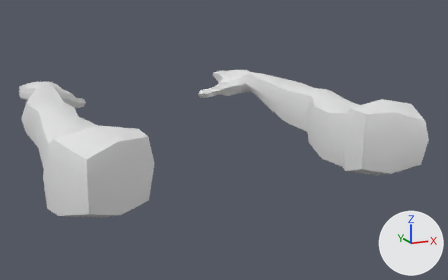
Two versions of the Blender file BlenderTutorial/arms_with_revolver.blend, one commit apart.
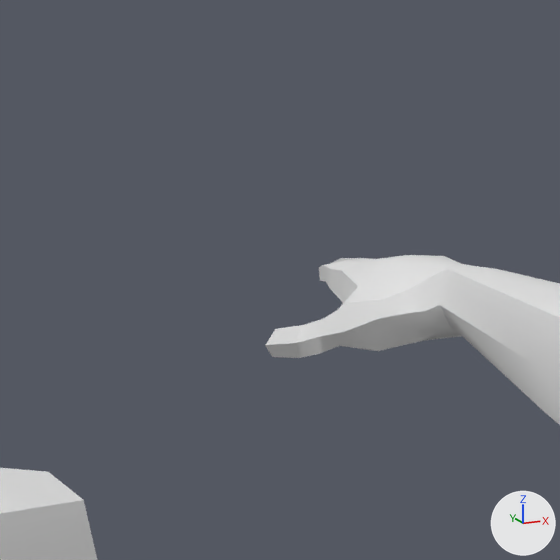
Old and new are each drawn whole from a 50 mm lens placed at (-0.814, -1.578, 0.471), pointed at (0.184, 0.599, -0.126) and again close up on the part from 28% to 62% of the width and 0% to 55% of the height. The axes (+X, +Y, +Z) are drawn at lower right. The lights are the same throughout. The older version's two pictures come first.
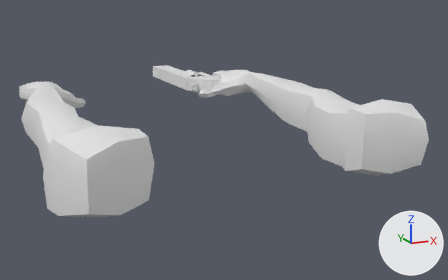
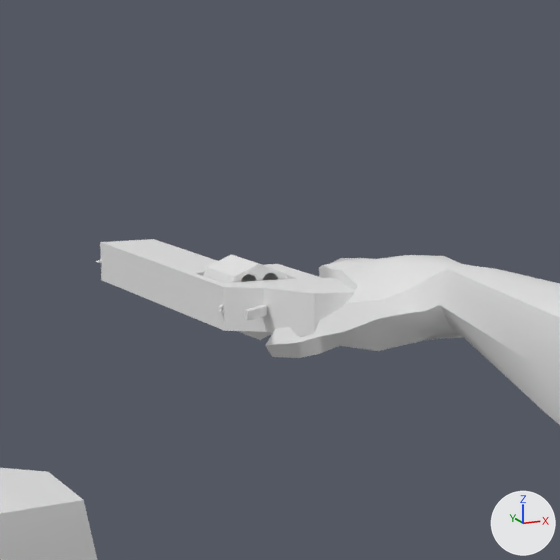
Where the change shows, as pixel boxes (x1, y1, x2, y2) in the close-ups (560 x 560 px):
'Cube.005', added: after (95, 239, 463, 338)
'cylinderMesh', added: after (203, 254, 287, 340)
'hammerMesh', added: after (245, 305, 267, 321)

The change, as a diff of the scene's bpy script:
```diff
--- a/BlenderTutorial/arms_with_revolver.blend.py
+++ b/BlenderTutorial/arms_with_revolver.blend.py
@@ me_cube_003 @@
+me_cube_003.from_pydata(...)  # 180 vertices, 163 faces; spans x -0.91..1.3, y -0.09..0.09, z -0.93..0.23
@@ me_cube_001 @@
+me_cube_001.from_pydata(...)  # 20 vertices, 18 faces; spans x -0.47..-0.215, y -0.019..0.022, z 0.012..0.18
@@ me_cylinder_002 @@
+me_cylinder_002.from_pydata(...)  # 304 vertices, 158 faces; spans x -0.157..0.157, y -0.157..0.157, z -0.157..0.157
@@ ob_cube_005 @@
+ob_cube_005 = bpy.data.objects.new('Cube.005', me_cube_003)
+ob_cube_005.location = (0.285, 1.183, 0.023)
+ob_cube_005.rotation_euler = (-1.571, 0.0, 1.571)  # degrees (-90, 0, 90)
+ob_cube_005.scale = (0.316, 0.316, 0.316)
@@ ob_hammermesh @@
+ob_hammermesh = bpy.data.objects.new('hammerMesh', me_cube_001)
+ob_hammermesh.parent = ob_cube_005
+ob_hammermesh.location = (0.0, 0.0, 0.0)
@@ ob_cylindermesh @@
+ob_cylindermesh = bpy.data.objects.new('cylinderMesh', me_cylinder_002)
+ob_cylindermesh.parent = ob_cube_005
+ob_cylindermesh.location = (0.0, 0.0, 0.0)
```
